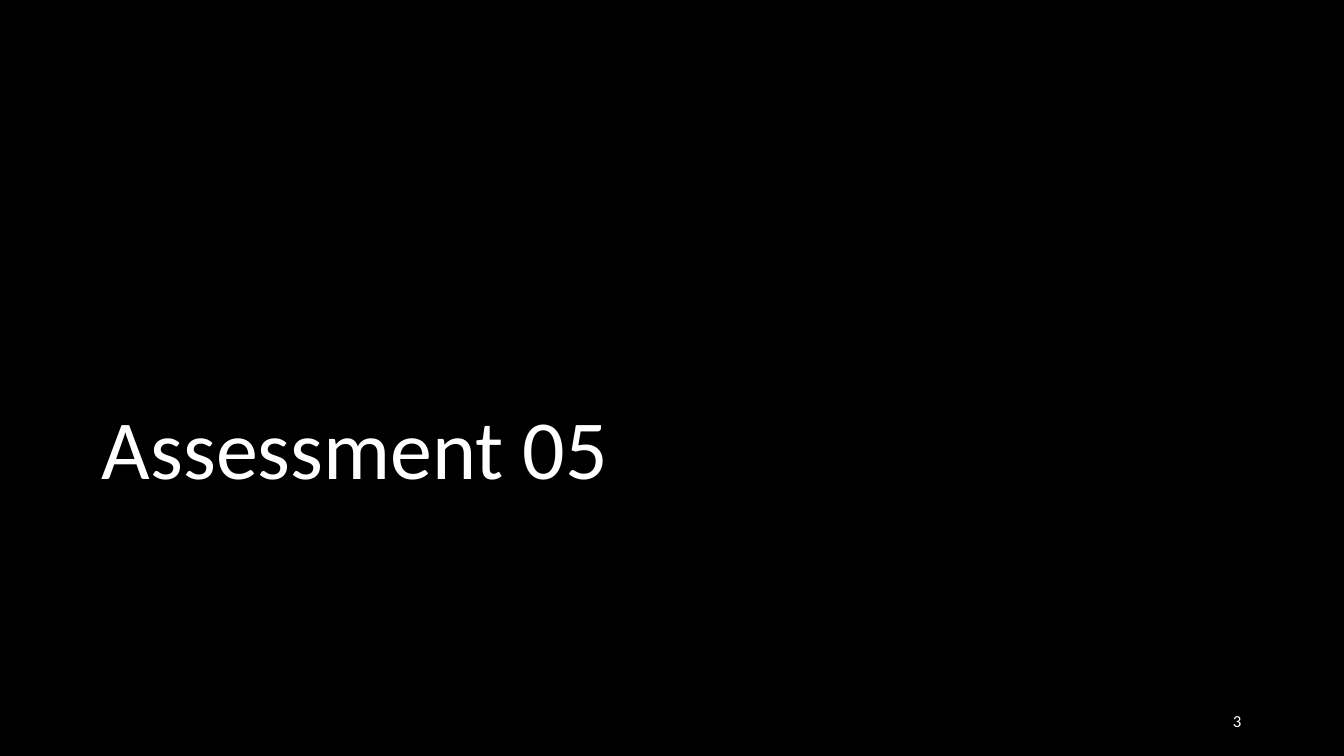
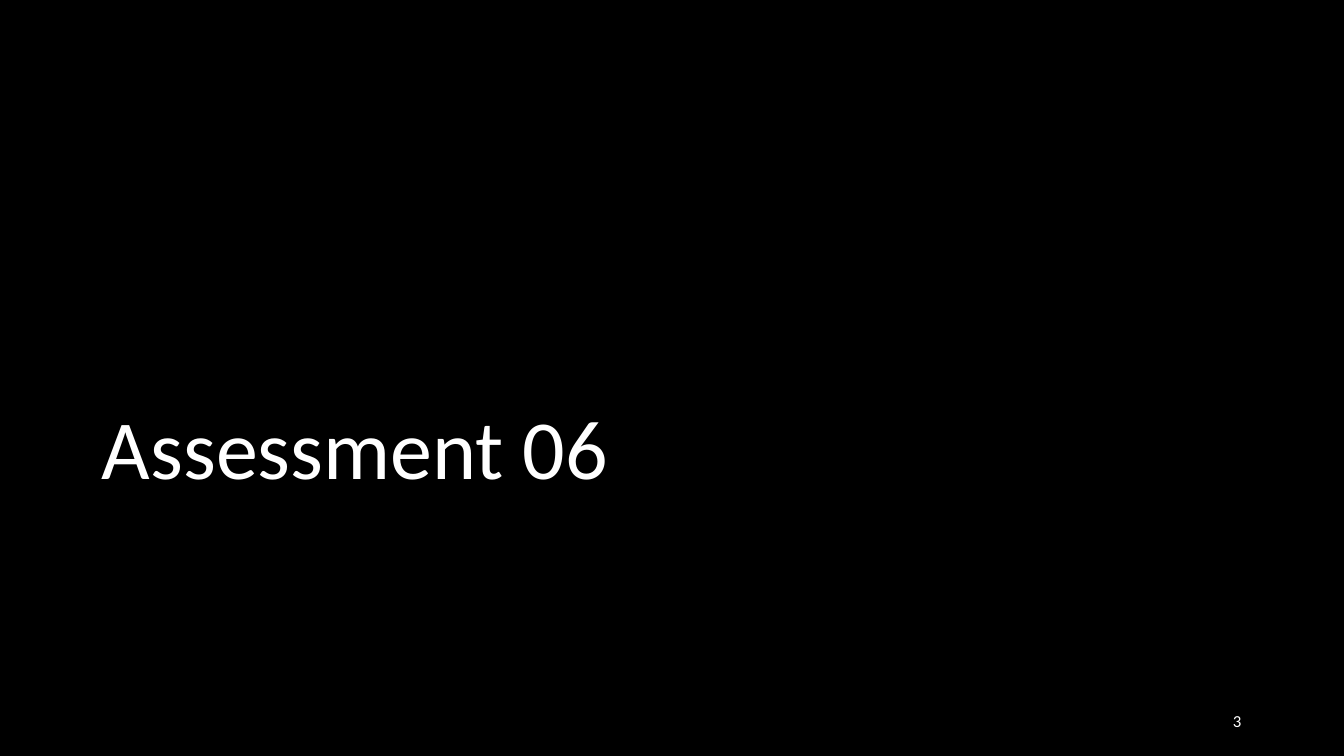
Before and after one commit to NYU-CSO/nyu-cso.github.io, a slide deck: slide 3 of rec-notes/r07.pptx. Drawn at 1344x756 pixels with LibreOffice and Linux fonts; fonts in the diff are those of the drawing. Boxes give left, top, right and bottom in pixels: in the first picture for what was removed or moved away, otherwise in the second. Text is boxed around its words. In the diff, an @@ line names an element or a change of style, - is before the commit and + after.

```diff
--- a/rec-notes/r07.pptx
+++ b/rec-notes/r07.pptx
@@ title at <box>102,422,608,480</box>: text changed @@
-Assessment 05
+Assessment 06
```
Also in this commit, not shown: 15 other slides changed, 25 slides added, 9 slides removed, 1 other file.
